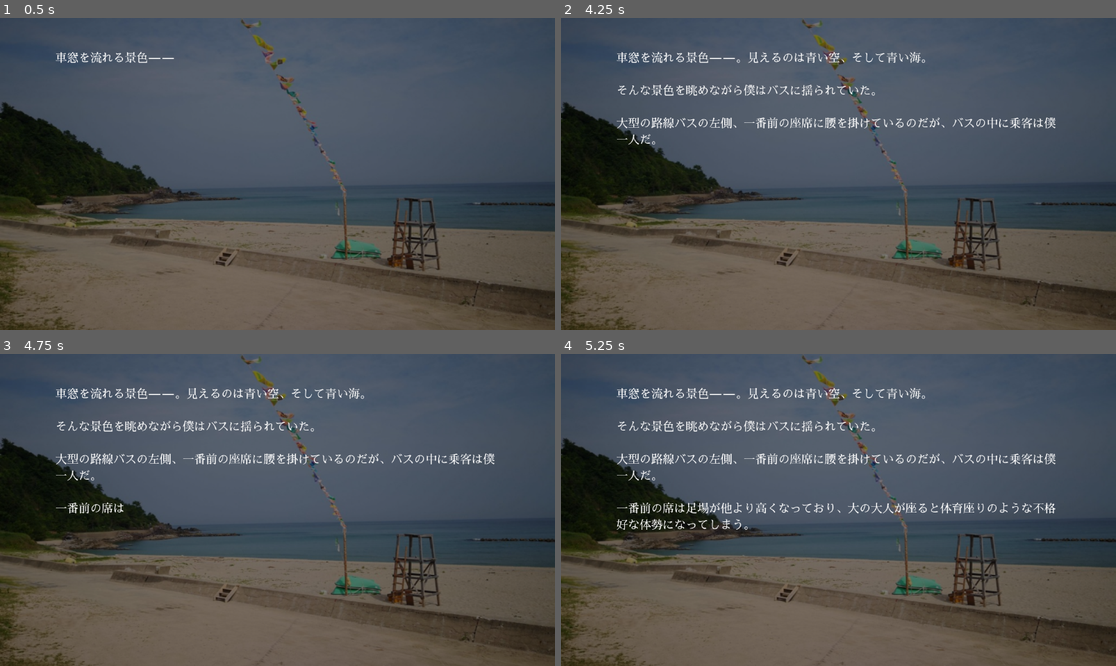
Above: before the commit, frames 1-4 (two rows, left to right).
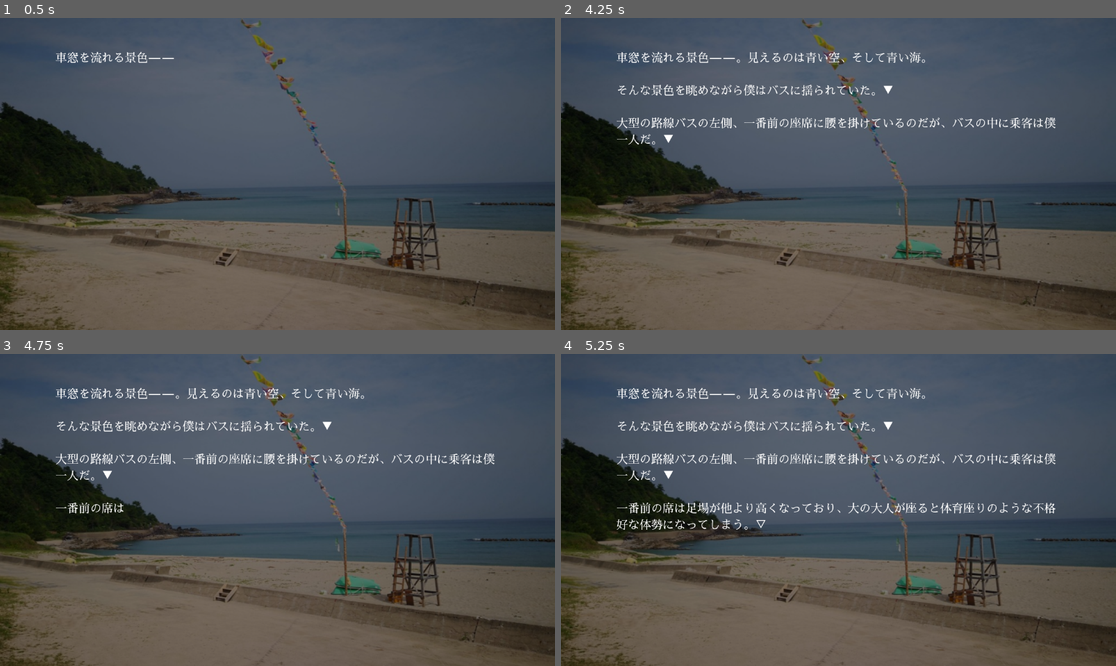
Above: after the commit, the same moments.

Repository: azukigame-s/kiminokoe
Game: Godot game, scene res://scenes/novel_system.tscn
Two runs of this game, one before a commit and one after it. Both use one fixed random seed, a clock stepped at 60 frames per second and the inputs below.
Inputs (mouse positions are in pixels of both pictures, inside the frame that each line leads up to):
- Up to frame 1 (0.5 s): no input
- Up to frame 2 (4.25 s): move the mouse to (960, 158) at 0.52 s; click (960, 158) at 0.67 s; move the mouse to (727, 189) at 1.27 s; click (727, 189) at 1.42 s; move the mouse to (894, 105) at 2.02 s; click (894, 105) at 2.17 s; tap Enter at 2.75 s; move the mouse to (810, 236) at 2.77 s; click (810, 236) at 2.92 s; move the mouse to (1005, 220) at 3.52 s; click (1005, 220) at 3.67 s
- Up to frame 3 (4.75 s): move the mouse to (111, 463) at 4.27 s; click (111, 463) at 4.42 s
- Up to frame 4 (5.25 s): move the mouse to (866, 510) at 5.02 s; click (866, 510) at 5.17 s

Frame 1 is identical in both runs. In frame 2, less than 0.1% of the frame differs, in the area x 18-60%, y 21-41%; in frame 3, less than 0.1%; in frame 4, less than 0.1%, in the area x 18-60%, y 21-56%.

Commit message:
👔 インジケータを画像から文字に変更

Diff:
--- a/scripts/novel_system.gd
+++ b/scripts/novel_system.gd
@@ -20,13 +20,21 @@
 # 音声関連
 var current_bgm = ""
 
+# インジケーターの状態を示す変数
+var show_indicator = false
+var indicator_symbol = "▽"  # 文字送り用
+var page_indicator_symbol = "▼"  # ページ送り用
+
+var indicator_visible = true  # インジケーターの表示/非表示状態
+var indicator_blink_timer = 0.0  # 点滅タイマー
+var indicator_blink_speed = 0.5  # 点滅の速さ（秒）
+
 # ノード参照
 @onready var background = $background
 @onready var text_panel = $text_panel
 @onready var dialogue_text = $text_panel/dialogue_text if has_node("text_panel") else null
 @onready var bgm_player = $bgm_player
 @onready var sfx_player = $sfx_player
-@onready var more_indicator = $text_panel/more_indicator if has_node("text_panel") else null
 
 func _ready():
 	print("Visual Novel System: Ready function called.")
@@ -50,9 +58,6 @@
 
 	# テキストパネルの設定
 	_setup_text_panel()
-
-	# 「続きあり」インジケータを作成
-	create_more_indicator()
 
 	# 初期化完了のシグナルを発行
 	initialized.emit()
@@ -145,97 +150,6 @@
 		element.expand = true
 		element.stretch_mode = TextureRect.STRETCH_KEEP_ASPECT_COVERED
 
-# 「続きあり」インジケータを作成する関数
-func create_more_indicator():
-	if text_panel and not more_indicator:
-		print("Creating more indicator...")
-
-		# より単純なTextureRectアプローチ
-		more_indicator = TextureRect.new()
-		more_indicator.name = "more_indicator"
-
-		# テクスチャの読み込み
-		var texture_path = "res://assets/icons/pencil.png"  # 文字送り用
-		# Todo: 本来はページ送り用の `file.png` も使いたい
-
-		if ResourceLoader.exists(texture_path):
-			var texture = load(texture_path)
-			if texture:
-				more_indicator.texture = texture
-				print("Loaded texture:", texture_path)
-			else:
-				print("Failed to load texture:", texture_path)
-		else:
-			print("Texture path does not exist:", texture_path)
-
-		# 基本的なサイズを設定
-		more_indicator.custom_minimum_size = Vector2(32, 32)
-
-		# Controlノードとして設定
-		more_indicator.size_flags_horizontal = Control.SIZE_SHRINK_END
-		more_indicator.size_flags_vertical = Control.SIZE_SHRINK_END
-
-		# 右下に配置するためのアンカーとマージン設定
-		more_indicator.anchor_left = 1.0
-		more_indicator.anchor_top = 1.0
-		more_indicator.anchor_right = 1.0
-		more_indicator.anchor_bottom = 1.0
-		more_indicator.offset_left = -40  # 右端から40ピクセル左
-		more_indicator.offset_top = -40   # 下端から40ピクセル上
-		more_indicator.offset_right = -8
-		more_indicator.offset_bottom = -8
-
-		# 可視性を設定
-		more_indicator.visible = false
-
-		# テキストパネルに追加
-		text_panel.add_child(more_indicator)
-
-		# 追加後の情報を表示
-		print("More indicator added to text panel")
-		print("- Visible:", more_indicator.visible)
-		print("- Position:", more_indicator.position)
-		print("- Size:", more_indicator.size)
-		print("- Parent:", more_indicator.get_parent().name if more_indicator.get_parent() else "None")
-	else:
-		print("Cannot create more indicator. Text panel exists:", text_panel != null, "More indicator already exists:", more_indicator != null)
-
-# インジケータのアイコンを更新する関数
-func update_more_indicator_icon(has_more_pages = false):
-	if more_indicator and more_indicator is TextureRect:
-		var icon_path = "res://assets/icons/pencil.png"  # デフォルトは通常用
-
-		if has_more_pages:
-			icon_path = "res://assets/icons/file.png"  # ページ送り用
-
-		if ResourceLoader.exists(icon_path):
-			var texture = load(icon_path)
-			if texture:
-				more_indicator.texture = texture
-				print("Updated indicator icon to: ", icon_path)
-
-# プレースホルダーインジケータを作成する関数
-func create_placeholder_indicator():
-	var indicator = ColorRect.new()
-	indicator.name = "placeholder_indicator"
-	indicator.size = Vector2(20, 20)
-	indicator.color = Color(1, 1, 0, 0.8)  # 黄色の四角形
-
-	# 点滅アニメーション用のタイマー
-	var timer = Timer.new()
-	timer.name = "blink_timer"
-	timer.wait_time = 0.5
-	timer.autostart = true
-	timer.timeout.connect(_on_indicator_blink)
-	indicator.add_child(timer)
-
-	return indicator
-
-# インジケータの点滅処理
-func _on_indicator_blink():
-	if more_indicator and more_indicator is ColorRect:
-		more_indicator.modulate.a = 1.0 if more_indicator.modulate.a < 0.5 else 0.3
-
 func _process(delta):
 	# 文字送り処理
 	if not is_text_completed:
@@ -247,12 +161,16 @@
 				_update_displayed_text()
 			else:
 				is_text_completed = true
-				# テキスト表示が完了したら、「続きあり」インジケータを表示
-				if more_indicator:
-					var has_more = has_more_text_in_buffer()
-					update_more_indicator_icon(has_more)
-					more_indicator.visible = true  # テキスト表示完了時は常に表示
-					print("Text completed, setting indicator visible. Has more pages: ", has_more)
+				show_indicator = true  # インジケーターを表示
+				_update_displayed_text()
+
+	# インジケーターの点滅処理
+	if is_text_completed and show_indicator:
+		indicator_blink_timer += delta
+		if indicator_blink_timer >= indicator_blink_speed:
+			indicator_blink_timer = 0
+			indicator_visible = !indicator_visible  # 表示状態を反転
+			_update_displayed_text()  # テキスト表示を更新
 
 # 現在表示すべきテキストを更新する関数
 func _update_displayed_text():
@@ -281,10 +199,15 @@
 			if text_parts.size() > 0 and text_parts[0].begins_with("[color=#FFDD00][b]"):
 				base_text = text_parts[0] + "\n\n"
 
-		# 最終的なテキストを設定
-		dialogue_text.text = base_text + displayed_text
-	else:
-		print("Error: dialogue_text is null in _update_displayed_text()")
+		# 最終的なテキストを設定（インジケーター付き）
+		var final_text = base_text + displayed_text
+
+		# インジケーター表示（点滅エフェクト）
+		if is_text_completed and show_indicator and indicator_visible:
+			var symbol = "▼" if has_more_text_in_buffer() else "▽"
+			final_text += symbol
+
+		dialogue_text.text = final_text
 
 # テキストを表示する関数（新しいページの開始）
 func show_text(text, speaker_name = ""):
@@ -304,10 +227,6 @@
 		"speaker": speaker_name
 	})
 
-	# 「続きあり」インジケータを非表示にする
-	if more_indicator:
-		more_indicator.visible = false
-
 	if dialogue_text:
 		dialogue_text.visible = true
 		# テキストを完全にクリア
@@ -332,10 +251,6 @@
 	displayed_text = ""
 	is_text_completed = false
 	text_timer = 0
-
-	# 「続きあり」インジケータを非表示にする
-	if more_indicator:
-		more_indicator.visible = false
 
 	if dialogue_text:
 		# 現在のテキストを保存
@@ -369,10 +284,6 @@
 	if dialogue_text:
 		dialogue_text.text = ""
 
-	# インジケータを非表示
-	if more_indicator:
-		more_indicator.visible = false
-
 	print("All text buffers cleared")
 
 # バッファに次のテキストがあるかチェック
@@ -392,15 +303,9 @@
 func complete_text_display():
 	if not is_text_completed:
 		displayed_text = current_text
+		is_text_completed = true
+		show_indicator = true  # インジケーターを表示
 		_update_displayed_text()
-		is_text_completed = true
-
-		# テキスト表示完了後に「続きあり」インジケータを表示
-		if more_indicator:
-			var has_more = has_more_text_in_buffer()
-			more_indicator.visible = has_more
-			print("Text completed. More indicator visible:", more_indicator.visible, "Has more text:", has_more)
-
 		print("Text display completed instantly")
 
 # テキストを一気に表示する関数（クリック時など）
@@ -416,10 +321,9 @@
 		else:
 			# バッファ内のすべてのテキストを表示し終えた
 			print("All text in buffer displayed")
-
-			# インジケータを非表示
-			if more_indicator:
-				more_indicator.visible = false
+			# インジケーターを非表示にする
+			show_indicator = false
+			_update_displayed_text()
 
 			# テストシナリオに通知
 			if has_node("test_scenario"):
Binary file removed: assets/icons/file.png
Not shown, removed: assets/icons/file.png.import
Binary file removed: assets/icons/pencil.png
Not shown, removed: assets/icons/pencil.png.import
Not shown, added: scenes/novel_system.tscn4226423083.tmp
Not shown, added: scenes/novel_system.tscn4238599183.tmp
Not shown, added: scenes/novel_system.tscn4264273970.tmp
